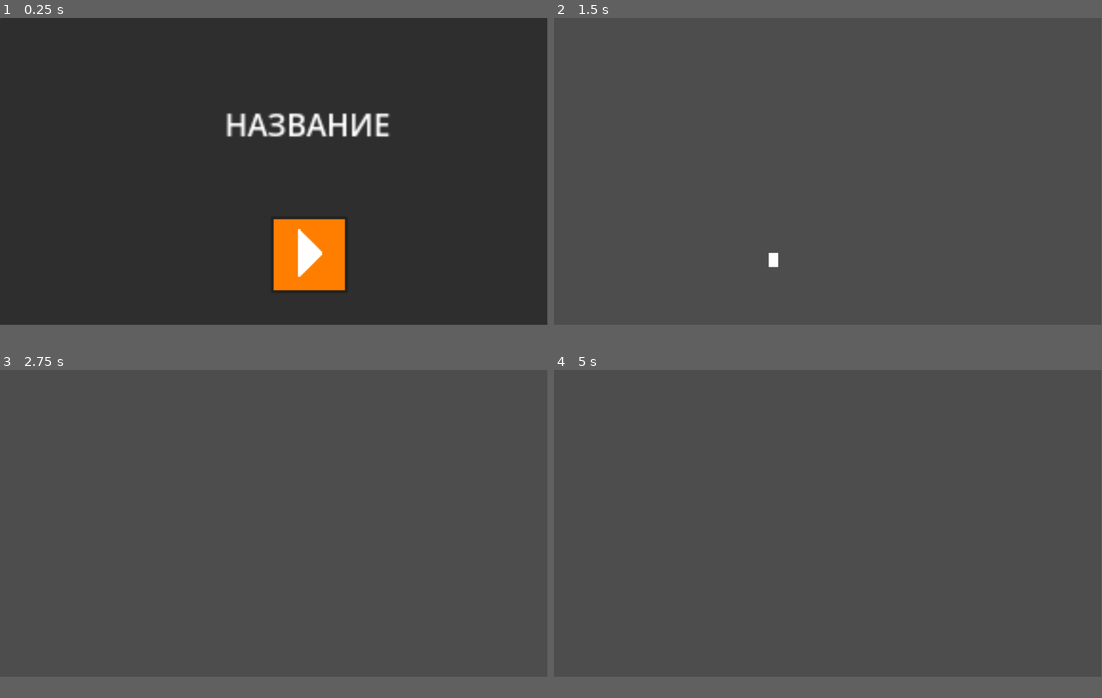
Above: before the commit, frames 1-4 (two rows, left to right).
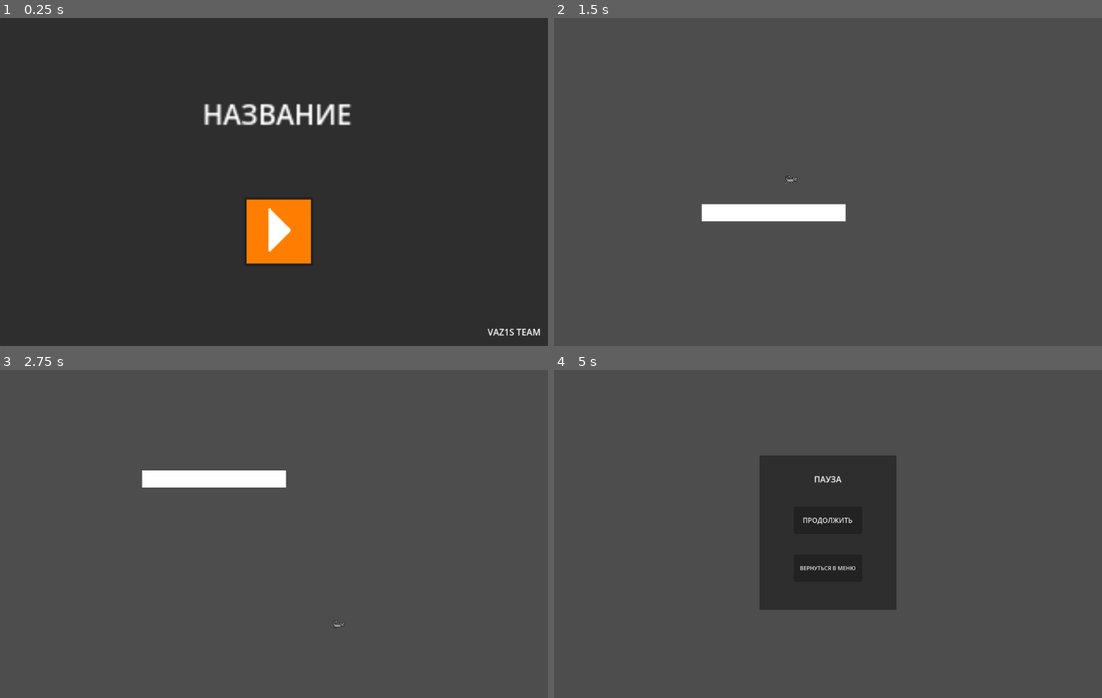
Above: after the commit, the same moments.

Repository: OVERKODE/2D-Platformer
Game: Godot game, scene res://SCENES/MENU.tscn
The game is run twice, just before and just after one commit, with the same random seed, the same clock (stepped at 60 frames per second) and the same inputs. Before the commit the project has no main scene; this scene is started directly in both runs.
Inputs (mouse positions are in pixels of both pictures, inside the frame that each line leads up to; where the layout moved, square brackets give the same spot in the first picture):
- Up to frame 1 (0.25 s): no input
- Up to frame 2 (1.5 s): click (833, 218) [860, 254] at 0.5 s; hold D (move_right, bound only after the commit) from 1.28 s (still down); tap Space (jump, bound only after the commit) at 1.35 s
- Up to frame 3 (2.75 s): keep holding D (move_right, bound only after the commit); tap Space (jump, bound only after the commit) at 1.52, 1.82, 2.1, 2.27, 2.57 s
- Up to frame 4 (5 s): release D (move_right, bound only after the commit) at 2.78 s; hold A (move_left, bound only after the commit) 2.78-3.53 s; tap Space (jump, bound only after the commit) at 2.85, 3.6, 3.77, 4.07, 4.25, 4.35, 4.52, 4.82 s; tap Enter at 3.5 s; hold D (move_right, bound only after the commit) from 3.53 s (still down); tap Escape (pause, bound only after the commit) at 4.9 s
In our replay, the window is 799x449 before the commit and 800x480 after it. These sizes can differ from the game's own. Grey fills any space a smaller window leaves; there, only what the larger window draws over its background counts as a difference.

The runs differ from the first frame. In frame 1, 5.9% of the frame differs, in the area x 37-99%, y 26-97%; in frame 2, 1.5%; in frame 3, 1.4%; in frame 4, 12%, in the area x 37-63%, y 26-74%.

Commit message:
player_anim

Diff:
--- a/SCENES/lvl_1.tscn
+++ b/SCENES/lvl_1.tscn
@@ -1,8 +1,11 @@
-[gd_scene load_steps=4 format=3 uid="uid://ci46k0422hlae"]
+[gd_scene load_steps=5 format=3 uid="uid://ci46k0422hlae"]
 
 [ext_resource type="Script" path="res://SCRIPTS/manager.gd" id="1_gxs28"]
 [ext_resource type="PackedScene" uid="uid://bm1qbrii4t58t" path="res://SCENES/player.tscn" id="1_l2woy"]
-[ext_resource type="PackedScene" uid="uid://dtav7b5c2sle6" path="res://SCENES/pause.tscn" id="3_0fhan"]
+[ext_resource type="PackedScene" uid="uid://b4ohqn31bkkji" path="res://SCENES/pause.tscn" id="3_0fhan"]
+
+[sub_resource type="RectangleShape2D" id="RectangleShape2D_c50qo"]
+size = Vector2(336, 40)
 
 [node name="lvl1" type="Node2D"]
 
@@ -10,6 +13,7 @@
 script = ExtResource("1_gxs28")
 
 [node name="player" parent="." instance=ExtResource("1_l2woy")]
+position = Vector2(640, 320)
 
 [node name="pause" type="CanvasLayer" parent="."]
 process_mode = 2
@@ -17,6 +21,18 @@
 [node name="pause" parent="pause" instance=ExtResource("3_0fhan")]
 process_mode = 2
 
+[node name="ColorRect" type="ColorRect" parent="."]
+offset_left = 472.0
+offset_top = 448.0
+offset_right = 808.0
+offset_bottom = 488.0
+
+[node name="StaticBody2D" type="StaticBody2D" parent="ColorRect"]
+
+[node name="CollisionShape2D" type="CollisionShape2D" parent="ColorRect/StaticBody2D"]
+position = Vector2(168, 20)
+shape = SubResource("RectangleShape2D_c50qo")
+
 [connection signal="pressed" from="pause/pause/panel/resume" to="MANAGER" method="_on_resume_pressed"]
 [connection signal="pressed" from="pause/pause/panel/to_main_menu" to="MANAGER" method="_on_to_main_menu_pressed"]
 
--- a/SCENES/player.tscn
+++ b/SCENES/player.tscn
@@ -1,11 +1,78 @@
-[gd_scene load_steps=5 format=3 uid="uid://bm1qbrii4t58t"]
+[gd_scene load_steps=13 format=3 uid="uid://bm1qbrii4t58t"]
 
 [ext_resource type="Script" path="res://SCRIPTS/player.gd" id="1_1xtsk"]
+[ext_resource type="Texture2D" uid="uid://co8gfkqm1kqyo" path="res://PLAYER/player_idle_left.png" id="2_82pai"]
 [ext_resource type="PackedScene" uid="uid://dap8xqng433rc" path="res://SCENES/player_camera.tscn" id="2_oyal1"]
+[ext_resource type="Texture2D" uid="uid://cchme5asagyq5" path="res://PLAYER/player_1.png" id="2_vnj1d"]
+[ext_resource type="Texture2D" uid="uid://dd43ywjyao58w" path="res://PLAYER/player_idle_right.png" id="3_1mas0"]
+[ext_resource type="Texture2D" uid="uid://blywk766ytacu" path="res://PLAYER/player_2.png" id="3_sqcno"]
+[ext_resource type="Texture2D" uid="uid://dij20c84tda3s" path="res://PLAYER/player_4.png" id="4_nwclv"]
+[ext_resource type="Texture2D" uid="uid://dk3plxth2boqc" path="res://PLAYER/player_3.png" id="4_x1u8b"]
+[ext_resource type="Texture2D" uid="uid://2toihe2x4cof" path="res://PLAYER/player_5.png" id="5_f7mxt"]
+[ext_resource type="Texture2D" uid="uid://bmrdvj7xtvg0b" path="res://PLAYER/player_6.png" id="6_j63r7"]
 
 [sub_resource type="CapsuleShape2D" id="CapsuleShape2D_ktiqo"]
+radius = 12.0
+height = 26.0
 
 [sub_resource type="SpriteFrames" id="SpriteFrames_wuyxn"]
+animations = [{
+"frames": [{
+"duration": 1.0,
+"texture": ExtResource("2_82pai")
+}],
+"loop": true,
+"name": &"idle_left",
+"speed": 30.0
+}, {
+"frames": [{
+"duration": 1.0,
+"texture": ExtResource("3_1mas0")
+}],
+"loop": true,
+"name": &"idle_right",
+"speed": 5.0
+}, {
+"frames": [{
+"duration": 1.0,
+"texture": ExtResource("4_nwclv")
+}, {
+"duration": 1.0,
+"texture": ExtResource("5_f7mxt")
+}, {
+"duration": 1.0,
+"texture": ExtResource("6_j63r7")
+}, {
+"duration": 1.0,
+"texture": ExtResource("5_f7mxt")
+}, {
+"duration": 1.0,
+"texture": ExtResource("4_nwclv")
+}],
+"loop": true,
+"name": &"run_left",
+"speed": 5.0
+}, {
+"frames": [{
+"duration": 1.0,
+"texture": ExtResource("2_vnj1d")
+}, {
+"duration": 1.0,
+"texture": ExtResource("3_sqcno")
+}, {
+"duration": 1.0,
+"texture": ExtResource("4_x1u8b")
+}, {
+"duration": 1.0,
+"texture": ExtResource("3_sqcno")
+}, {
+"duration": 1.0,
+"texture": ExtResource("2_vnj1d")
+}],
+"loop": true,
+"name": &"run_right",
+"speed": 5.0
+}]
 
 [node name="player" type="CharacterBody2D"]
 script = ExtResource("1_1xtsk")
@@ -15,12 +82,8 @@
 
 [node name="AnimatedSprite2D" type="AnimatedSprite2D" parent="."]
 sprite_frames = SubResource("SpriteFrames_wuyxn")
-
-[node name="ColorRect" type="ColorRect" parent="."]
-offset_left = -10.0
-offset_top = -15.0
-offset_right = 10.0
-offset_bottom = 15.0
+animation = &"idle_left"
+frame_progress = 1.0
 
 [node name="player_camera" parent="." instance=ExtResource("2_oyal1")]
 
--- a/SCRIPTS/player.gd
+++ b/SCRIPTS/player.gd
@@ -1,7 +1,7 @@
 extends CharacterBody2D
 
 
-const SPEED = 300.0
+const SPEED = 200.0
 const JUMP_VELOCITY = -400.0
 @export var anim: AnimatedSprite2D
 @export var audio_listener: AudioListener2D
@@ -21,6 +21,16 @@
 		velocity.x = direction * SPEED
 	else:
 		velocity.x = move_toward(velocity.x, 0, SPEED)
+
+	# Animation
+	if Input.is_action_pressed("move_left"):
+		$AnimatedSprite2D.play("run_left")
+	if Input.is_action_pressed("move_right"):
+		$AnimatedSprite2D.play("run_right")
+	if Input.is_action_just_released("move_left"):
+		$AnimatedSprite2D.play("idle_left")
+	if Input.is_action_just_released("move_right"):
+		$AnimatedSprite2D.play("idle_right")
 	move_and_slide()
 
 func _physics_process(delta: float) -> void:
--- a/project.godot
+++ b/project.godot
@@ -11,5 +11,35 @@
 [application]
 
 config/name="tfp"
+run/main_scene="res://SCENES/MENU.tscn"
 config/features=PackedStringArray("4.3", "Forward Plus")
+boot_splash/bg_color=Color(0, 0, 0, 1)
 config/icon="res://icon.svg"
+
+[display]
+
+window/size/viewport_width=1280
+window/size/viewport_height=768
+
+[input]
+
+move_right={
+"deadzone": 0.5,
+"events": [Object(InputEventKey,"resource_local_to_scene":false,"resource_name":"","device":-1,"window_id":0,"alt_pressed":false,"shift_pressed":false,"ctrl_pressed":false,"meta_pressed":false,"pressed":false,"keycode":0,"physical_keycode":68,"key_label":0,"unicode":100,"location":0,"echo":false,"script":null)
+]
+}
+move_left={
+"deadzone": 0.5,
+"events": [Object(InputEventKey,"resource_local_to_scene":false,"resource_name":"","device":-1,"window_id":0,"alt_pressed":false,"shift_pressed":false,"ctrl_pressed":false,"meta_pressed":false,"pressed":false,"keycode":0,"physical_keycode":65,"key_label":0,"unicode":97,"location":0,"echo":false,"script":null)
+]
+}
+jump={
+"deadzone": 0.5,
+"events": [Object(InputEventKey,"resource_local_to_scene":false,"resource_name":"","device":-1,"window_id":0,"alt_pressed":false,"shift_pressed":false,"ctrl_pressed":false,"meta_pressed":false,"pressed":false,"keycode":0,"physical_keycode":32,"key_label":0,"unicode":32,"location":0,"echo":false,"script":null)
+]
+}
+pause={
+"deadzone": 0.5,
+"events": [Object(InputEventKey,"resource_local_to_scene":false,"resource_name":"","device":-1,"window_id":0,"alt_pressed":false,"shift_pressed":false,"ctrl_pressed":false,"meta_pressed":false,"pressed":false,"keycode":0,"physical_keycode":4194305,"key_label":0,"unicode":0,"location":0,"echo":false,"script":null)
+]
+}
Binary file added: PLAYER/player_1.png
Not shown, added: PLAYER/player_1.png.import
Binary file added: PLAYER/player_2.png
Not shown, added: PLAYER/player_2.png.import
Binary file added: PLAYER/player_3.png
Not shown, added: PLAYER/player_3.png.import
Binary file added: PLAYER/player_4.png
Not shown, added: PLAYER/player_4.png.import
Binary file added: PLAYER/player_5.png
Not shown, added: PLAYER/player_5.png.import
Binary file added: PLAYER/player_6.png
Not shown, added: PLAYER/player_6.png.import
(and 6 more such lines)
